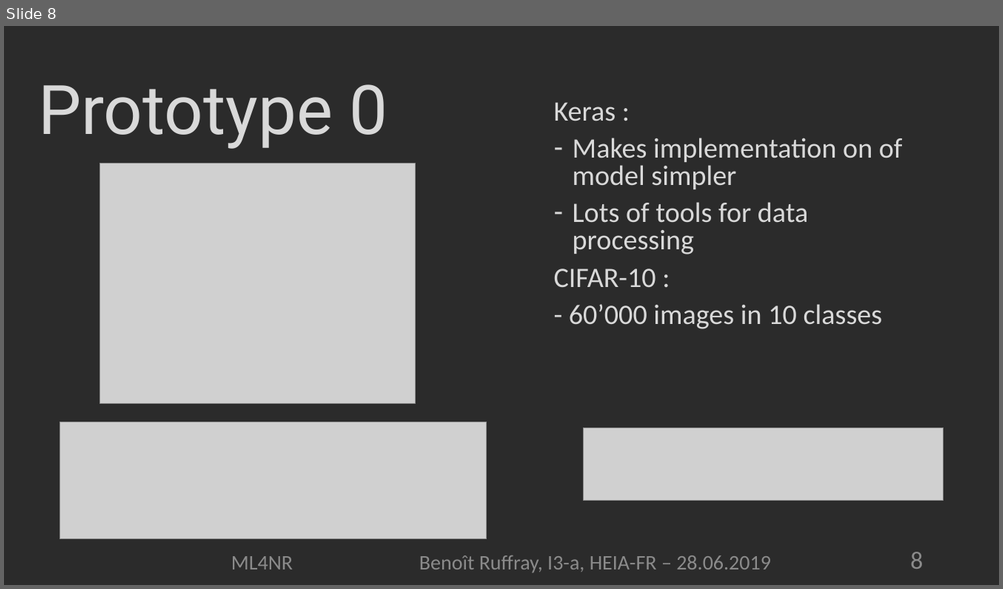
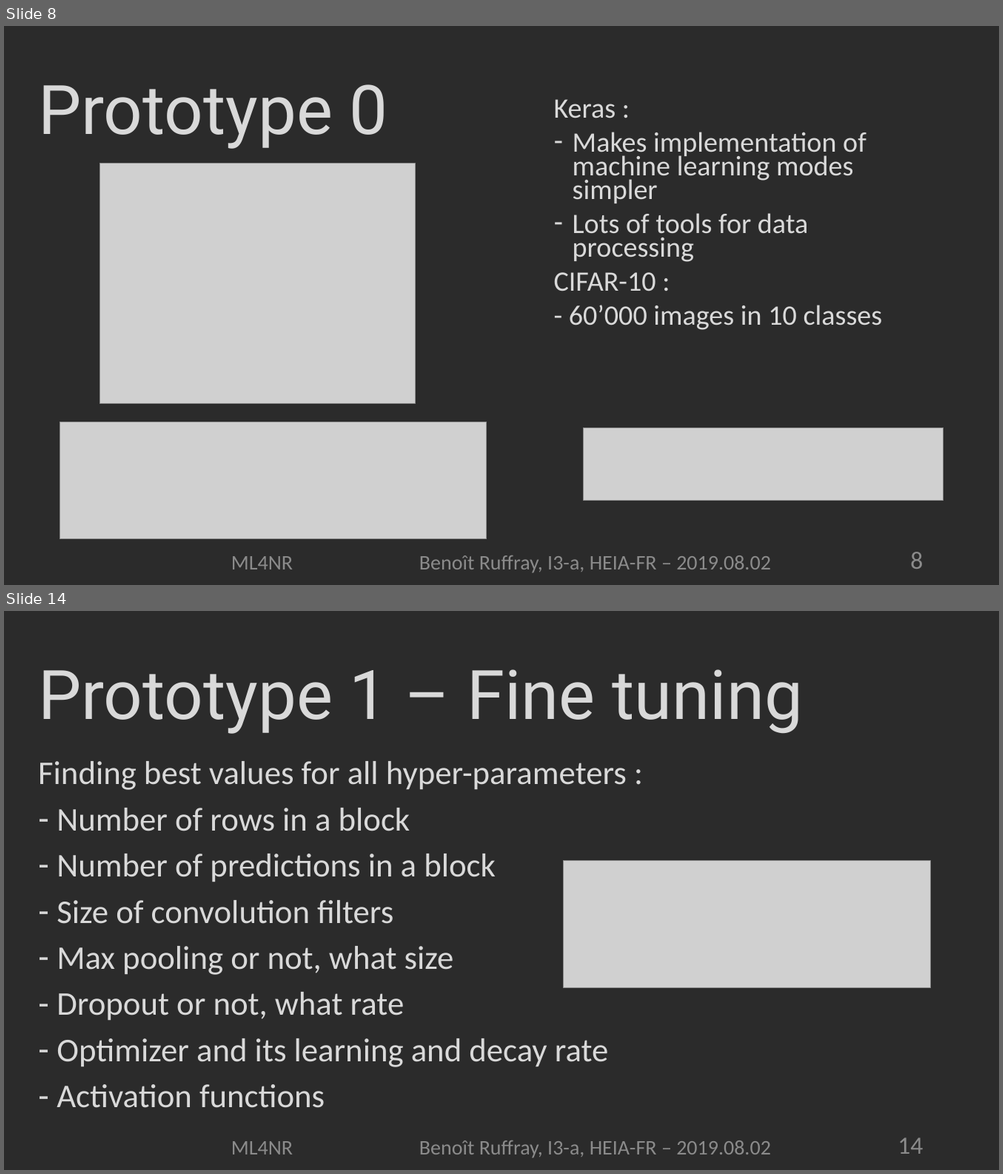
Before and after one commit to Johnatonb/IRENE, a slide deck: doc/presentation/ml4nr.pptx. Shown one above the other, each under a label of ours: slide 8 before the commit, slides 8 and 14 after it; the slides between them are not shown. The pictures are 1003x589 and 1003x1174 pixels, drawn with LibreOffice and Linux fonts; fonts in the diff are those of the drawing; grey boxes stand for pictures; background and template pictures are left out; a plain dark background stands for a picture behind light text. Boxes give left, top, right and bottom in pixels: in the first picture for what was removed or moved away, otherwise in the second. Text is boxed around its words. In the diff, an @@ line names an element or a change of style, - is before the commit and + after.

```diff
--- a/doc/presentation/ml4nr.pptx
+++ b/doc/presentation/ml4nr.pptx
@@ slide 14 added at (4, 611, 999, 1170), background picture (left out) @@
@@ title added at (38, 669, 802, 734), 66 pt, text #D9D9D9 @@
+Prototype 1 – Fine tuning
@@ text added at (38, 761, 626, 1108), 32 pt, text #D9D9D9 @@
+Finding best values for all hyper-parameters :
+– Number of rows in a block
+– Number of predictions in a block
+– Size of convolution filters
+– Max pooling or not, what size
+– Dropout or not, what rate
+– Optimizer and its learning and decay rate
+– Activation functions
@@ picture added at (563, 861, 930, 988) @@
@@ text added at (231, 1141, 771, 1159), 20 pt, text #8C8C8C @@
+ML4NR Benoît Ruffray, I3-a, HEIA-FR – 2019.08.02
@@ page number added at (897, 1138, 922, 1154), 24 pt, text #8C8C8C @@
+14
@@ slide 8 changed as well @@
@@ text at (554, 99, 882, 330): line spacing 0.8 to 0.7 @@
@@ text at (572, 132, 866, 204): text changed @@
-– Makes implementation on of model simpler
+– Makes implementation of machine learning modes simpler
@@ text at (231, 556, 771, 574): text changed @@
-ML4NR Benoît Ruffray, I3-a, HEIA-FR – 28.06.2019
+ML4NR Benoît Ruffray, I3-a, HEIA-FR – 2019.08.02
```
Also in this commit, not shown: 9 other slides changed, 11 other slides added, 53 other files.
